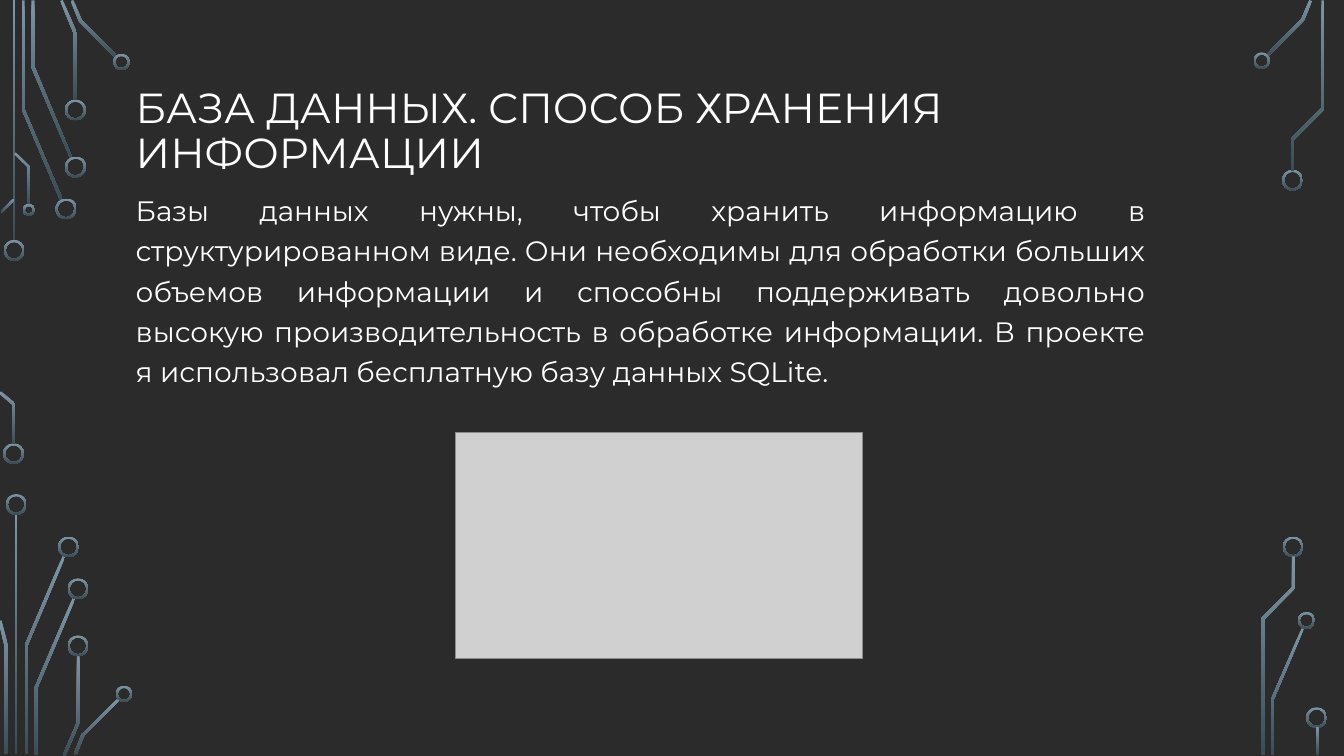
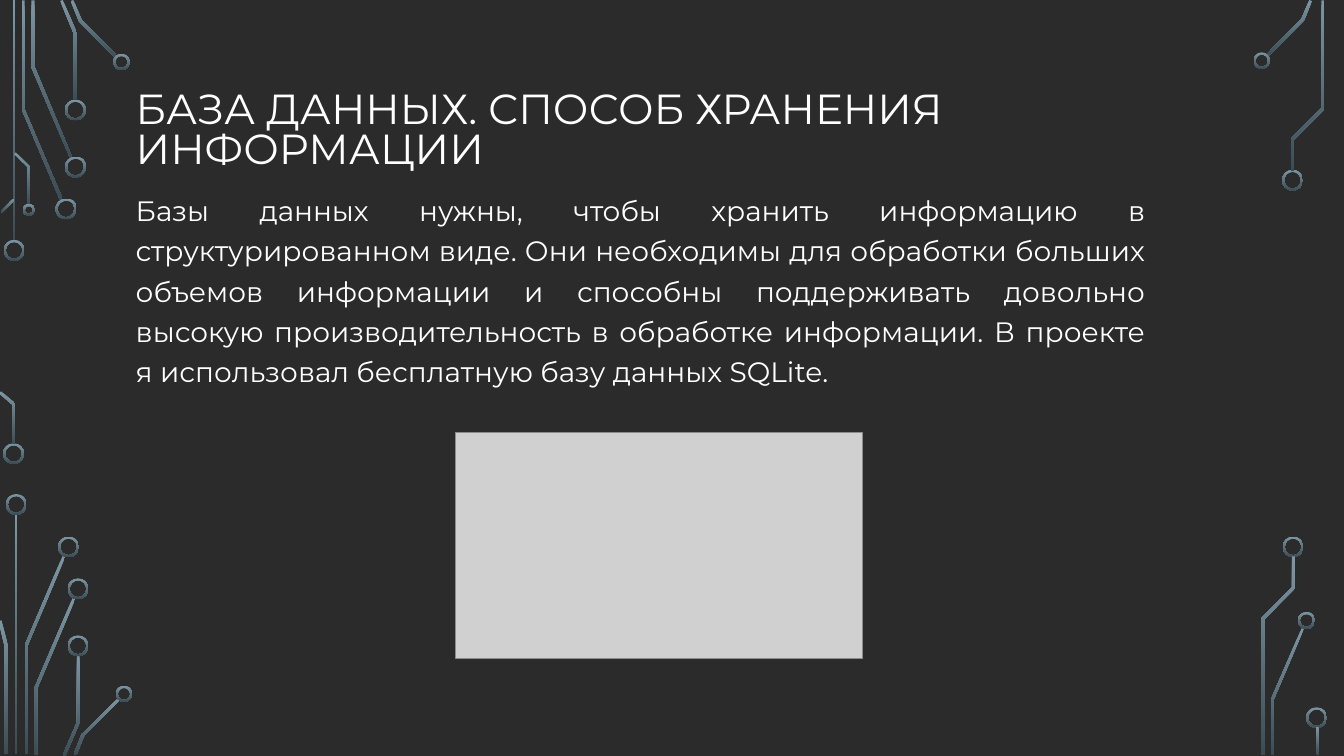
Before and after one commit to Lamwarld/Formulatory, a slide deck: slide 7 of docs/фывыф.pptx. Drawn at 1344x756 pixels with LibreOffice and Linux fonts; fonts in the diff are those of the drawing; grey boxes stand for pictures; background and template pictures are left out; a plain dark background stands for a picture behind light text. Boxes give left, top, right and bottom in pixels: in the first picture for what was removed or moved away, otherwise in the second. Text is boxed around its words. In the diff, an @@ line names an element or a change of style, - is before the commit and + after.

```diff
--- a/docs/фывыф.pptx
+++ b/docs/фывыф.pptx
@@ text "БАЗА ДАННЫХ. СПОСОБ ХРАНЕНИЯ ИНФОРМАЦИИ" at [136,94,942,171]: line spacing 0.9 to 0.8 @@
```
Also in this commit, not shown: 6 other slides changed, 2 slides added, 1 slide removed, 21 other files.
